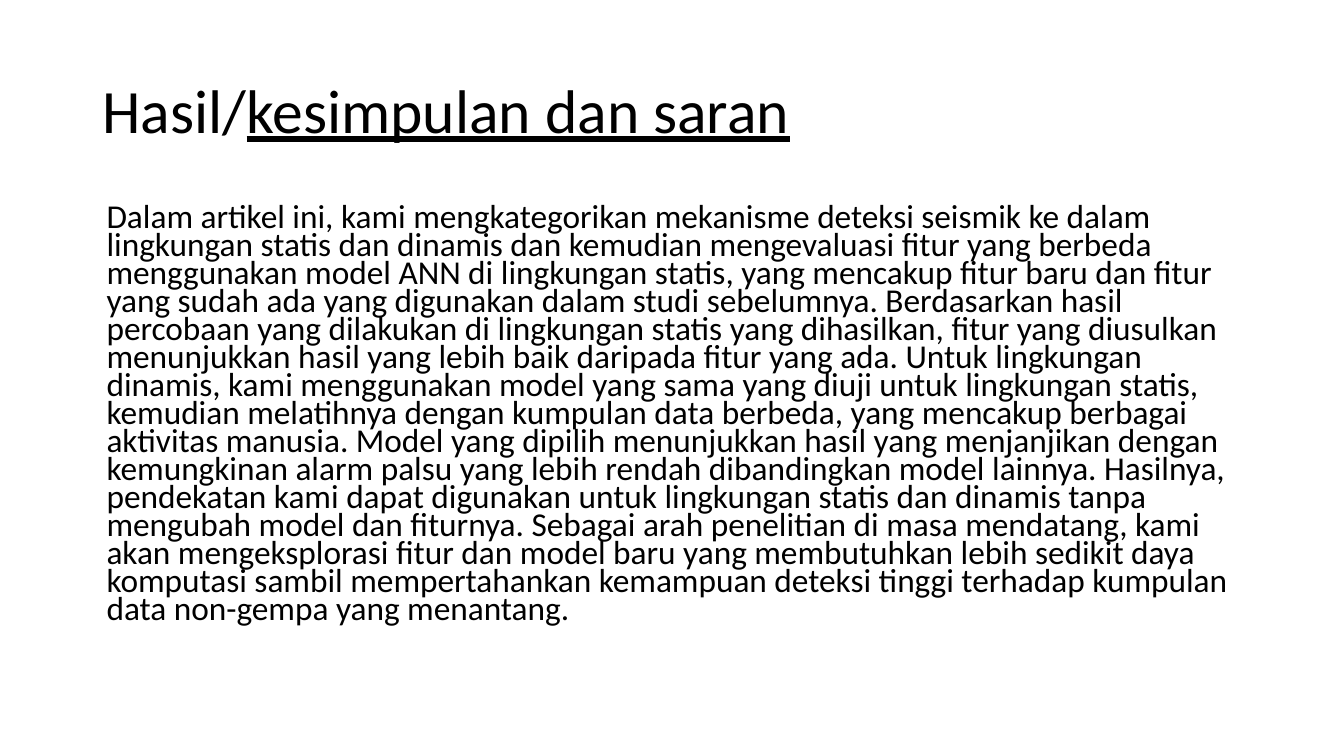
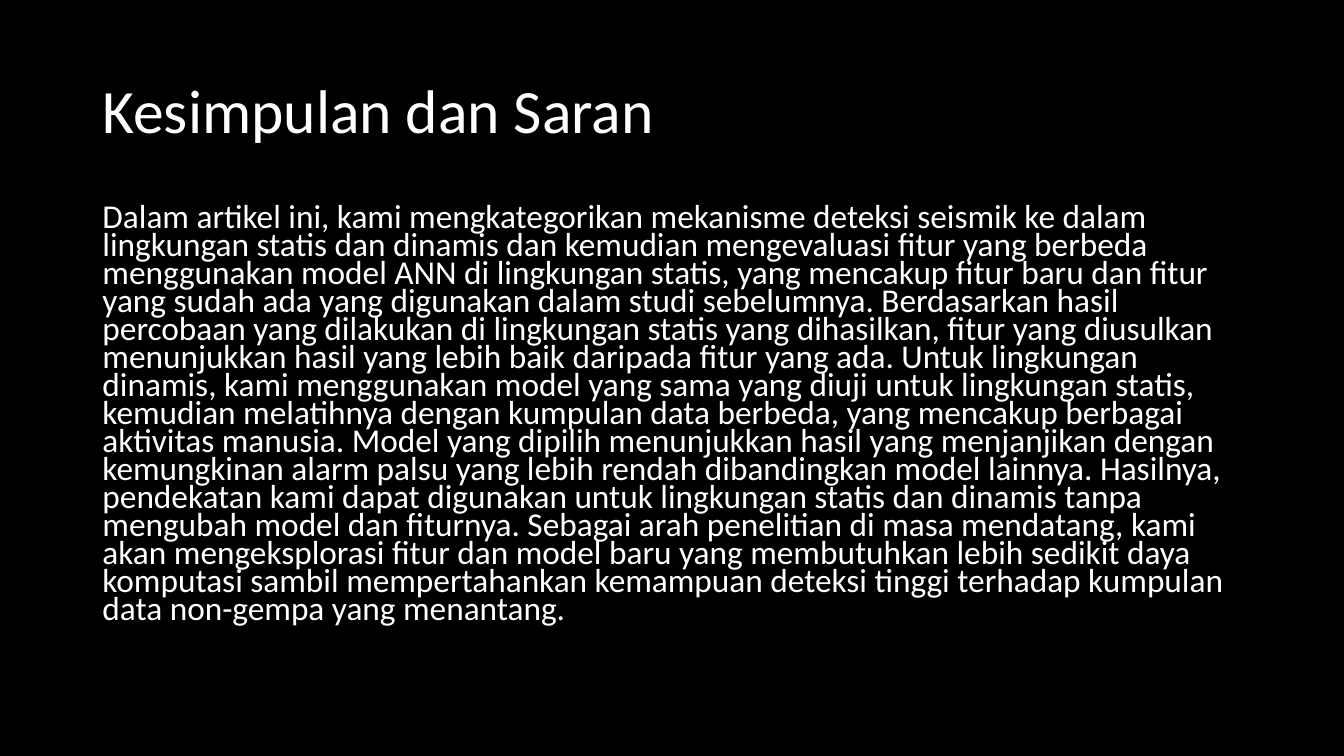
Before and after one commit to juvina03/SBP, a slide deck: slide 15 of PPT_Presentasi_SBP.pptx (slide 20 before the commit). Drawn at 1344x756 pixels with LibreOffice and Linux fonts; fonts in the diff are those of the drawing. Boxes give left, top, right and bottom in pixels: in the first picture for what was removed or moved away, otherwise in the second. Text is boxed around its words. In the diff, an @@ line names an element or a change of style, - is before the commit and + after.

Commit message:
tambahan_baru

```diff
--- a/PPT_Presentasi_SBP.pptx
+++ b/PPT_Presentasi_SBP.pptx
@@ background #FFFFFF to #000000 @@
@@ title at [102, 90, 654, 143]: text changed; text colour #000000 to #FFFFFF @@
-Hasil/kesimpulan dan saran
+Kesimpulan dan Saran
@@ text "Dalam artikel ini, kami mengkategorikan ..." at [102, 205, 1223, 626]: text colour #000000 to #FFFFFF; indent changed @@
```
Also in this commit, not shown: 8 other slides changed, 7 slides added, 13 slides removed.
